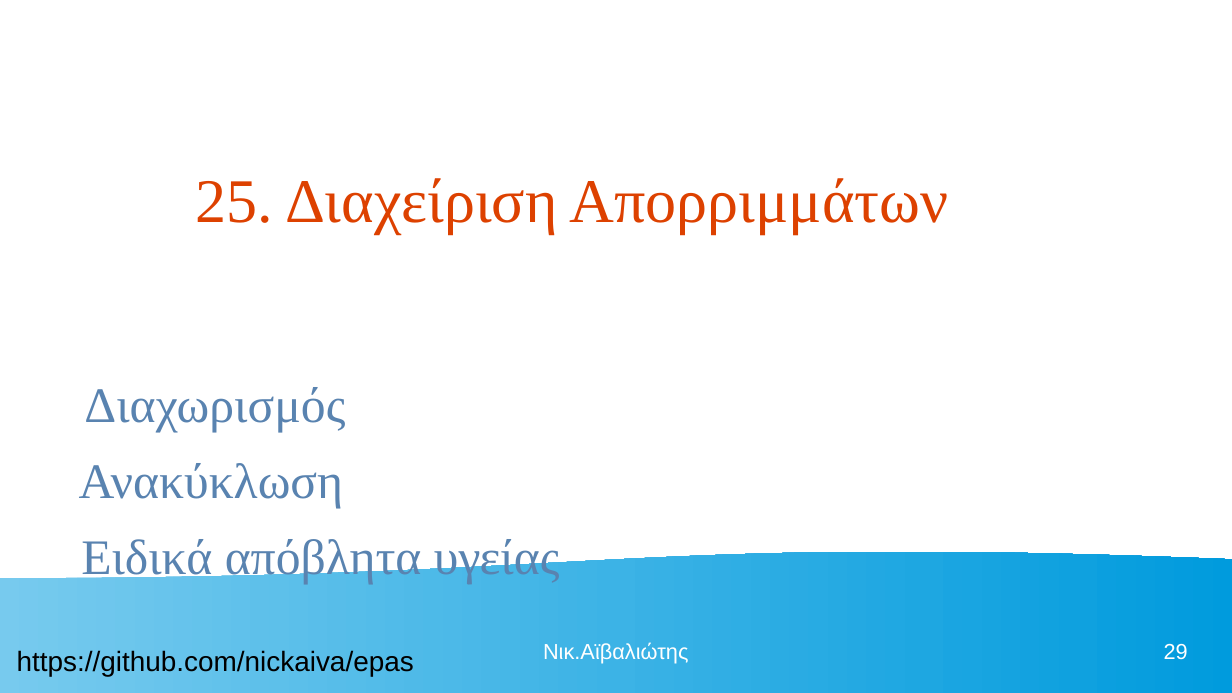
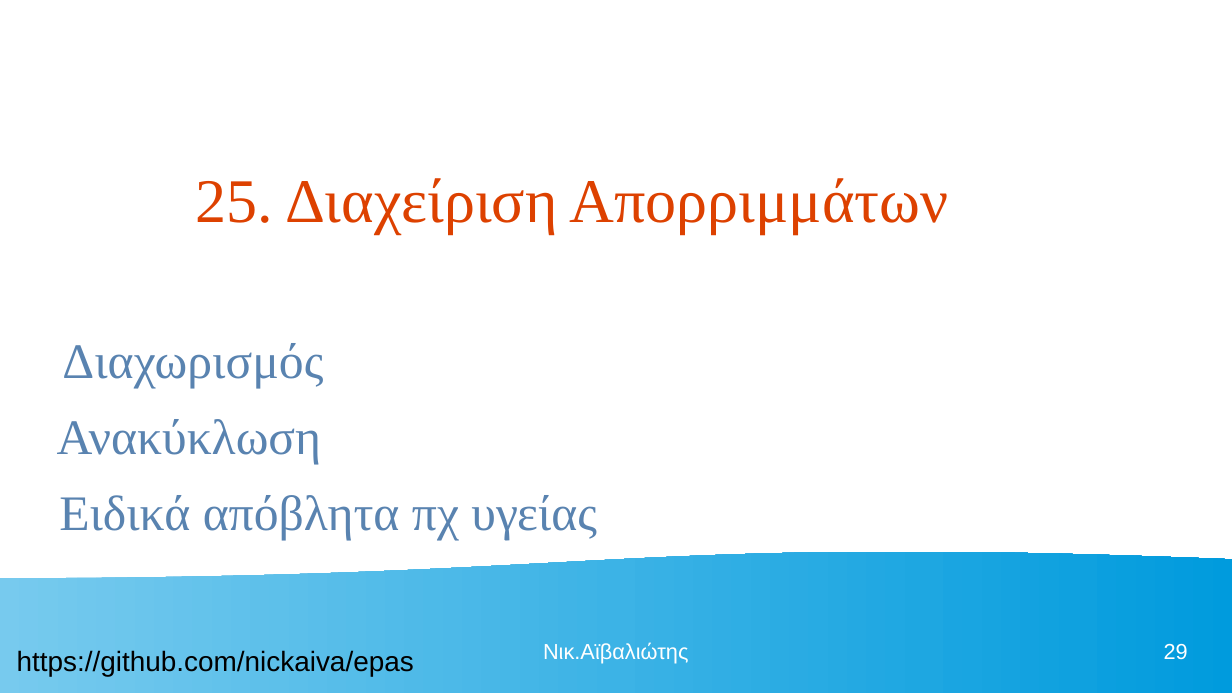
Before and after one commit to nickaiva/epas, a slide deck: slide 29 of ΠΕΡΙΒΑΛΛΟΝ ΕΡΓΑΣΙΑΣ.odp. Drawn at 1232x693 pixels with LibreOffice and Linux fonts; fonts in the diff are those of the drawing. Boxes give left, top, right and bottom in pixels: in the first picture for what was removed or moved away, otherwise in the second. Text is boxed around its words. In the diff, an @@ line names an element or a change of style, - is before the commit and + after.

```diff
--- a/ΠΕΡΙΒΑΛΛΟΝ ΕΡΓΑΣΙΑΣ.odp
+++ b/ΠΕΡΙΒΑΛΛΟΝ ΕΡΓΑΣΙΑΣ.odp
@@ text "Διαχωρισμός": place and size @@
-text "Διαχωρισμός" at box(79, 387, 560, 584)
+text "Διαχωρισμός" at box(57, 343, 596, 540)
@@ text at box(59, 495, 596, 540): text changed @@
-Ειδικά απόβλητα υγείας
+Ειδικά απόβλητα πχ υγείας
```
Also in this commit, not shown: 24 other slides changed, 1 slide added, 1 other file.
